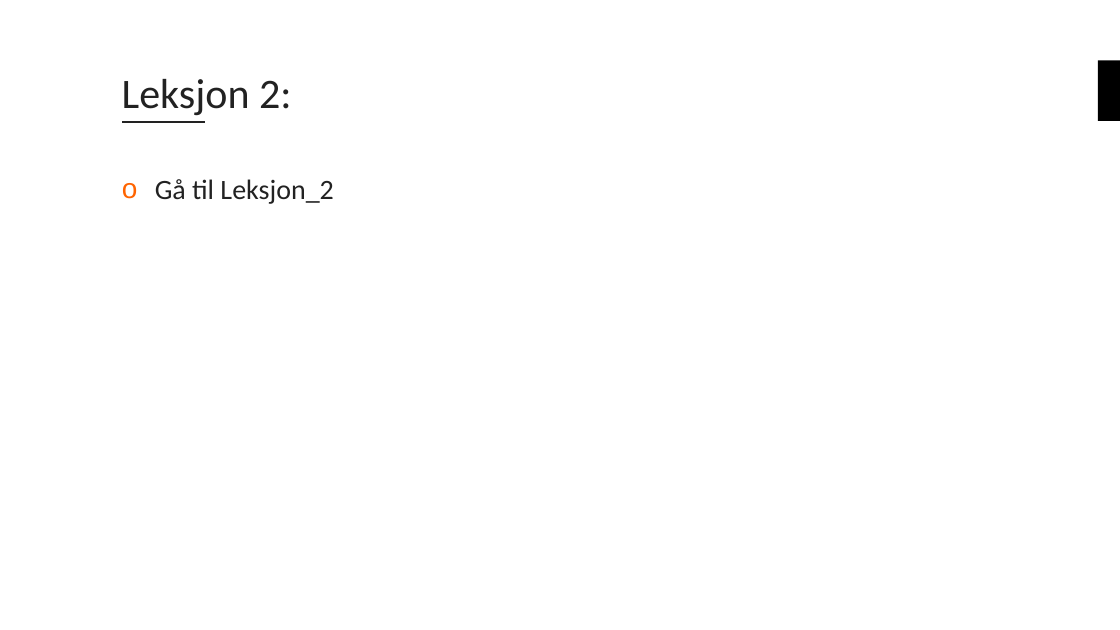
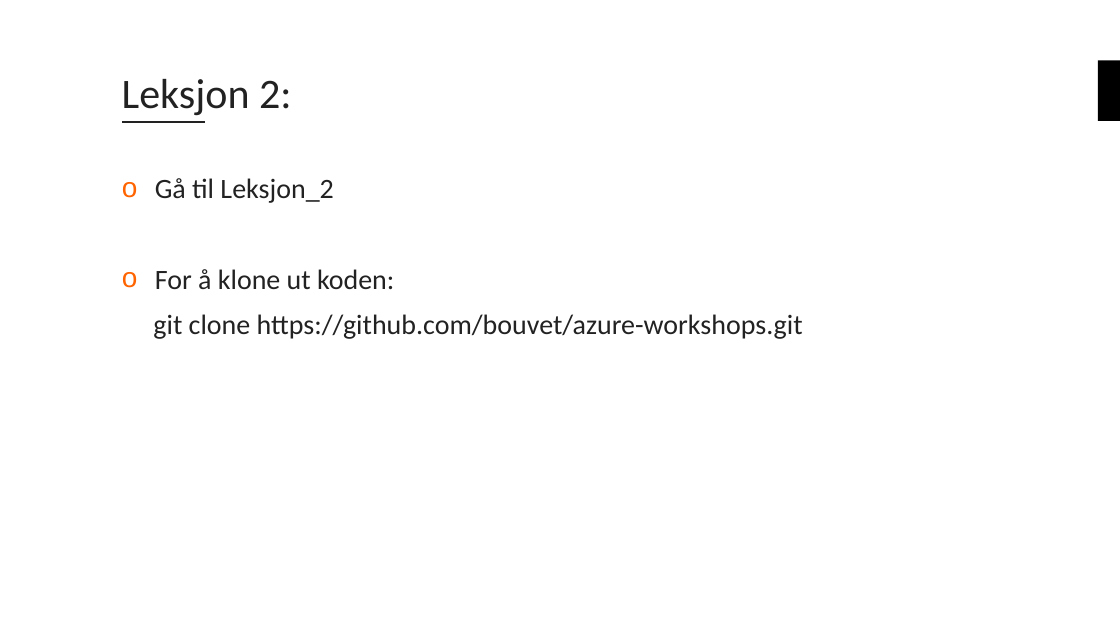
Before and after one commit to bouvet/azure-workshops, a slide deck: slide 22 of Workshop_1/Presentasjon/Azureskolen-Workshop#1.pptx. Drawn at 1120x630 pixels with LibreOffice and Linux fonts; fonts in the diff are those of the drawing; background and template pictures are left out. Boxes give left, top, right and bottom in pixels: in the first picture for what was removed or moved away, otherwise in the second. Text is boxed around its words. In the diff, an @@ line names an element or a change of style, - is before the commit and + after.

Commit message:
Oppdaterte presentasjon

```diff
--- a/Workshop_1/Presentasjon/Azureskolen-Workshop#1.pptx
+++ b/Workshop_1/Presentasjon/Azureskolen-Workshop#1.pptx
@@ text at <box>153,269,803,339</box>: paragraphs added @@
+o For å klone ut koden:
+git clone https://github.com/bouvet/azure-workshops.git
```
